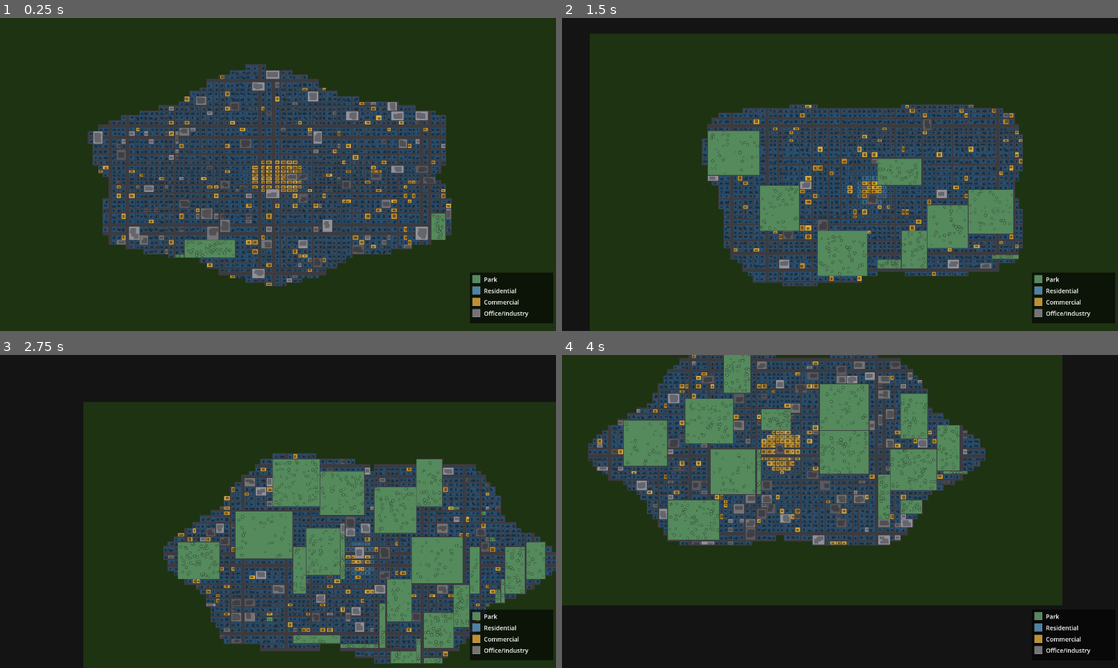
Above: before the commit, frames 1-4 (two rows, left to right).
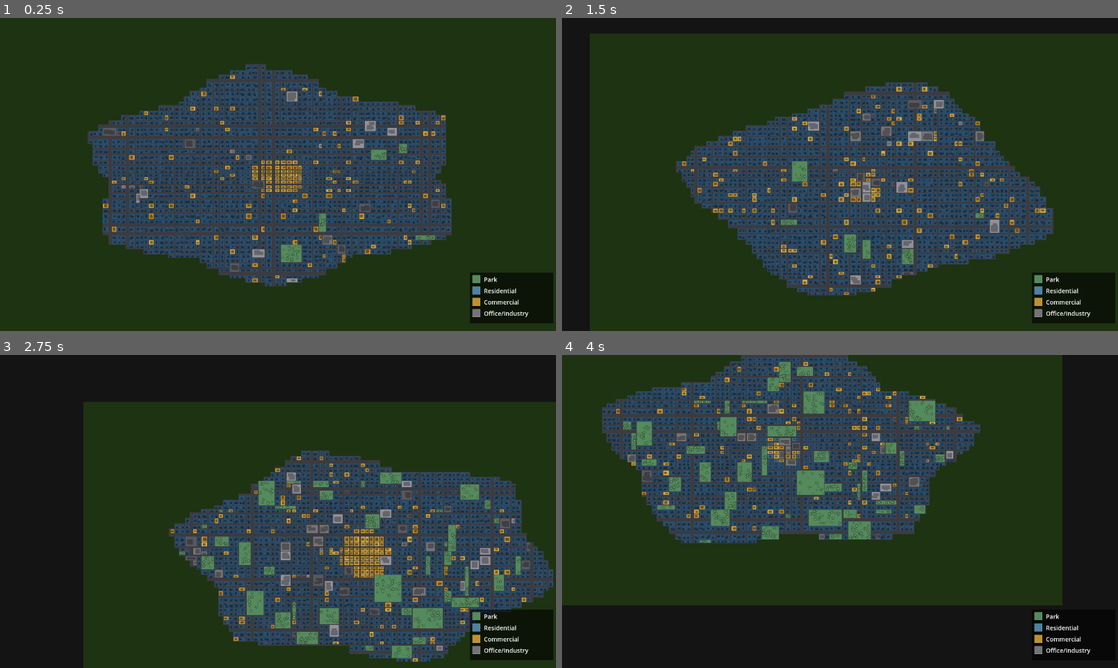
Above: after the commit, the same moments.

Repository: estebanm123/transit
Game: Godot game, scene res://city_map.tscn
Same seed, same stepped clock (60 frames per second), same inputs: the game is played once before the commit and once after it.
Inputs (mouse positions are in pixels of both pictures, inside the frame that each line leads up to):
- Up to frame 1 (0.25 s): no input
- Up to frame 2 (1.5 s): tap Enter at 0.5 s; move the mouse to (962, 158) at 0.52 s; tap R at 0.6 s; click (962, 158) at 0.67 s; tap Space at 1.25 s; drag from (728, 190) to (812, 237) at 1.27 s
- Up to frame 3 (2.75 s): tap Enter at 2 s; move the mouse to (333, 442) at 2.02 s; tap R at 2.1 s; click (333, 442) at 2.17 s
- Up to frame 4 (4 s): tap Space at 2.75 s; drag from (812, 574) to (673, 464) at 2.77 s; tap Enter at 3.5 s; move the mouse to (1006, 558) at 3.52 s; tap R at 3.6 s; click (1006, 558) at 3.67 s

The runs differ from the first frame. In frame 1, 8.5% of the frame differs, in the area x 16-82%, y 15-86%; in frame 2, 25%; in frame 3, 28%, in the area x 29-100%, y 30-99%; in frame 4, 27%.

Commit message:
Update land use distribution

Diff:
--- a/city_map.gd
+++ b/city_map.gd
@@ -233,10 +233,10 @@
     _parcelExtent = []
 
     var cityParkRatio: float = rng.randf_range(0.0, 0.043)
-    var cityIndRatio: float = rng.randf_range(0.0, 0.25)
+    var cityIndRatio: float = rng.randf_range(0.0, 0.04)
     var comCore: float = rng.randf_range(1.0, 5.0)
     var comFringe: float = comCore + rng.randf_range(0.6, 3.0)
-    var cbdOfficeRatio: float = rng.randf_range(0.025, 0.25)
+    var cbdOfficeRatio: float = rng.randf_range(0.015, 0.15)
 
     for row in Rows:
         var zr: Array = []
@@ -284,10 +284,17 @@
                     z = Zone.Park
                 elif rng.randf() < 0.06:
                     z = Zone.Commercial
-                elif rng.randf() < cityIndRatio:
-                    z = Zone.OfficeIndustry
-                else:
-                    z = Zone.Residential
+                else:
+                    var indChance: float = cityIndRatio
+                    for nb: Vector2i in [Vector2i(col - 1, row), Vector2i(col, row - 1)]:
+                        if nb.x >= 0 and nb.y >= 0 \
+                                and _zones[nb.y][nb.x] == Zone.OfficeIndustry:
+                            indChance = min(0.9, indChance * 5.0)
+                            break
+                    if rng.randf() < indChance:
+                        z = Zone.OfficeIndustry
+                    else:
+                        z = Zone.Residential
 
             var baseColor: Color
             match z:
@@ -307,8 +314,8 @@
             _colors[row][col] = baseColor
 
             if (z == Zone.Park or z == Zone.OfficeIndustry) \
-                    and rng.randf() <= (0.95 if z == Zone.Park else 0.55):
-                var mergeLimit: int = 8 if z == Zone.Park else 1
+                    and rng.randf() <= (0.95 if z == Zone.Park else 0.80):
+                var mergeLimit: int = 7 if z == Zone.Park else 1
                 var maxC: int = col
                 while maxC + 1 < Cols and maxC - col < mergeLimit:
                     var nc: int = maxC + 1
@@ -318,6 +325,8 @@
                     var ndy: float = row - cy
                     var nd2: float = sqrt(ndx * ndx + ndy * ndy)
                     if not _isInsideCity(nc, row) or (z == Zone.Park and nd2 < comCore):
+                        break
+                    if z == Zone.Park and rng.randf() < (maxC - col + 1) * 0.15:
                         break
                     maxC += 1
                 var maxR: int = row
@@ -335,6 +344,8 @@
                             ok = false
                             break
                     if not ok:
+                        break
+                    if z == Zone.Park and rng.randf() < (maxR - row + 1) * 0.15:
                         break
                     maxR += 1
                 if maxC > col or maxR > row:
